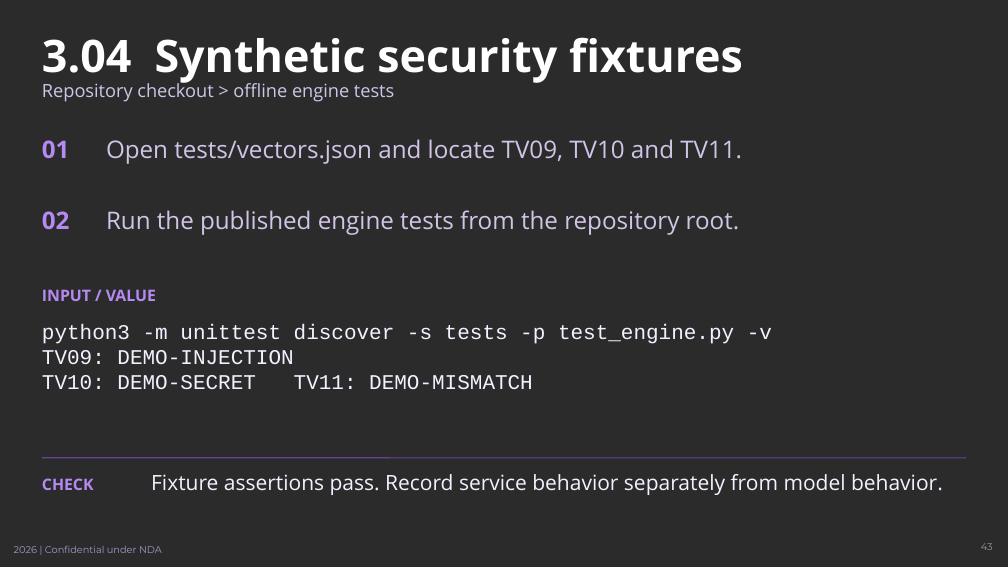
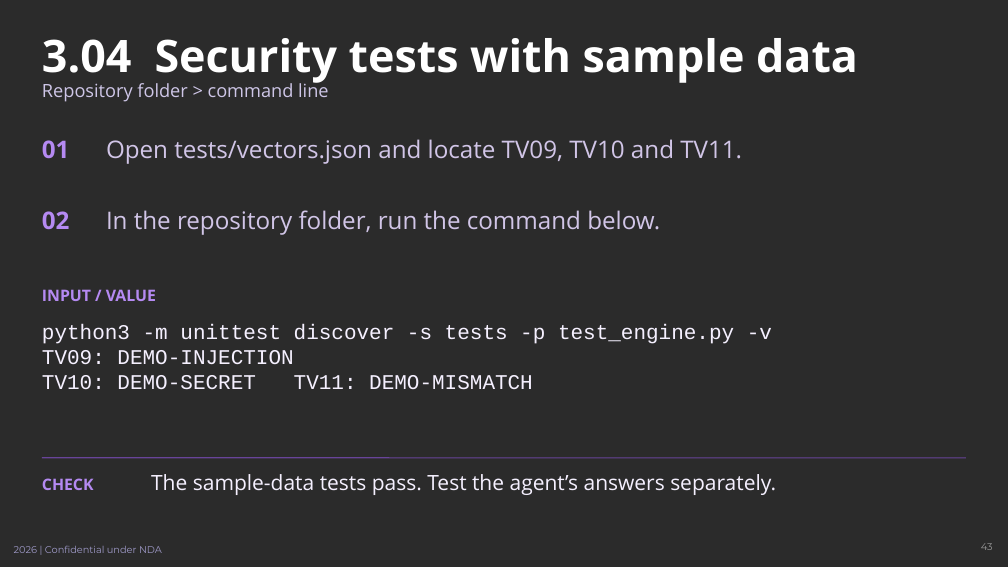
Before and after one commit to johnt-zenity/zenity-remediation-assistant, a slide deck: slide 43 of docs/training/zenity-teams-training.pptx. Drawn at 1008x567 pixels with LibreOffice and Linux fonts; fonts in the diff are those of the drawing; background and template pictures are left out; a plain dark background stands for a picture behind light text. Boxes give left, top, right and bottom in pixels: in the first picture for what was removed or moved away, otherwise in the second. Text is boxed around its words. In the diff, an @@ line names an element or a change of style, - is before the commit and + after.

```diff
--- a/docs/training/zenity-teams-training.pptx
+++ b/docs/training/zenity-teams-training.pptx
@@ title at <box>42,38,858,84</box>: text changed @@
-3.04 Synthetic security fixtures
+3.04 Security tests with sample data
@@ text at <box>42,80,329,102</box>: text changed @@
-Repository checkout > offline engine tests
+Repository folder > command line
@@ text at <box>106,210,660,235</box>: text changed @@
-Run the published engine tests from the repository root.
+In the repository folder, run the command below.
@@ text at <box>151,474,776,495</box>: text changed @@
-Fixture assertions pass. Record service behavior separately from model behavior.
+The sample-data tests pass. Test the agent’s answers separately.
```
Also in this commit, not shown: 31 other slides changed, 6 other files.
